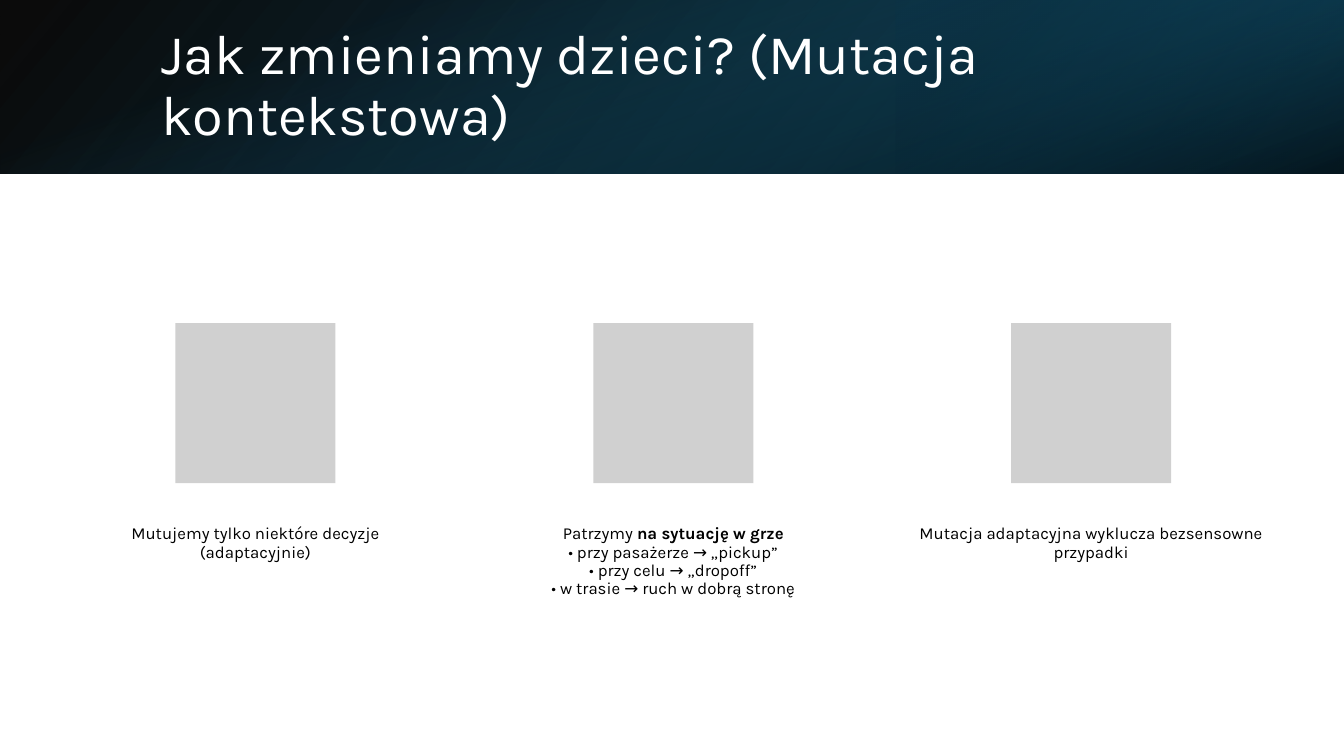
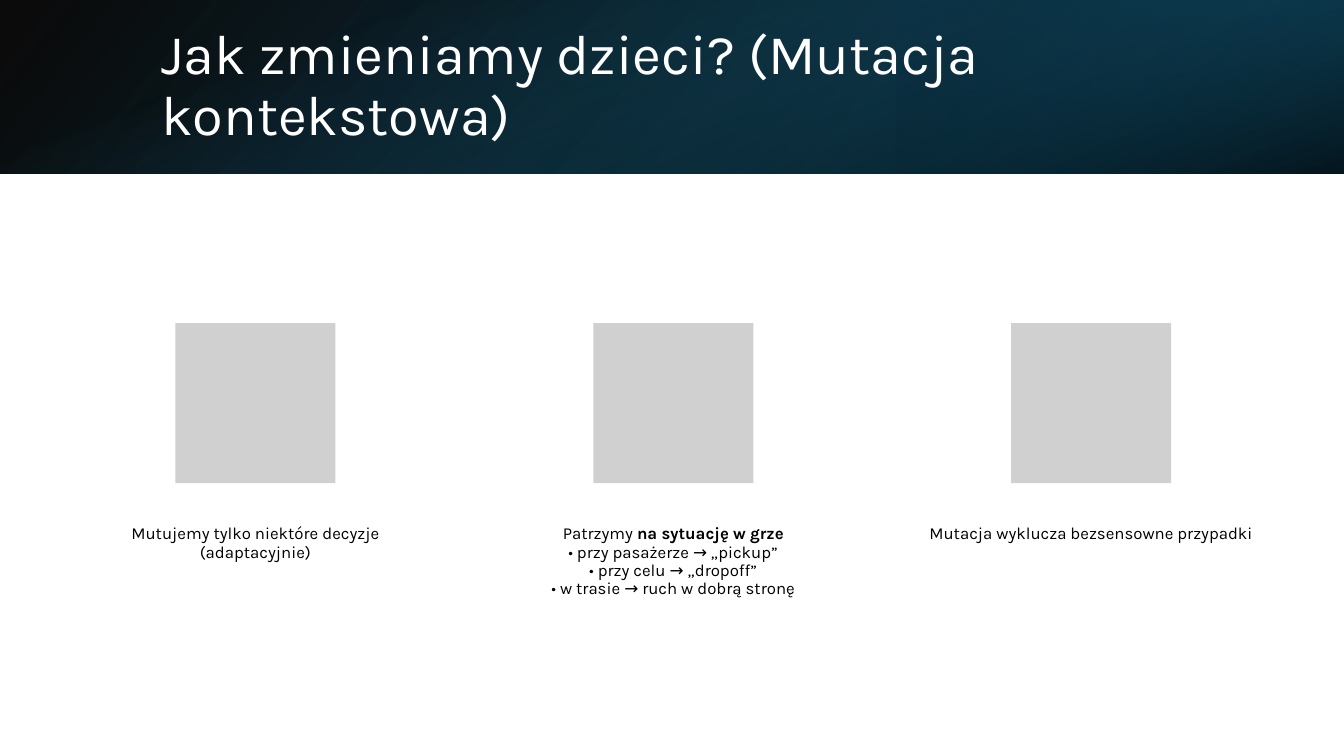
Before and after one commit to kargla3/taxi-v3-genetic-algorithm, a slide deck: slide 10 of Algorytm genetyczny „Taxi_v3.pptx (slide 7 before the commit). Drawn at 1344x756 pixels with LibreOffice and Linux fonts; fonts in the diff are those of the drawing; grey boxes stand for pictures. Boxes give left, top, right and bottom in pixels: in the first picture for what was removed or moved away, otherwise in the second. Text is boxed around its words. In the diff, an @@ line names an element or a change of style, - is before the commit and + after.

```diff
--- a/Algorytm genetyczny „Taxi_v3.pptx
+++ b/Algorytm genetyczny „Taxi_v3.pptx
@@ text at box(929, 527, 1252, 543): text changed @@
-Mutacja adaptacyjna wyklucza bezsensowne przypadki
+Mutacja wyklucza bezsensowne przypadki
```
Also in this commit, not shown: 1 other slide changed, 1 slide added, 3 slides removed.
